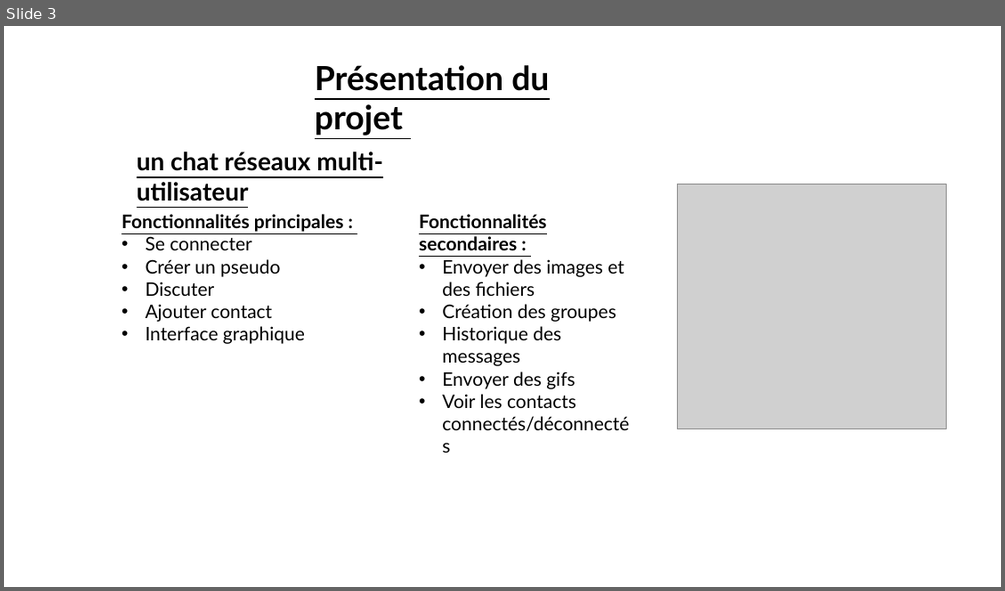
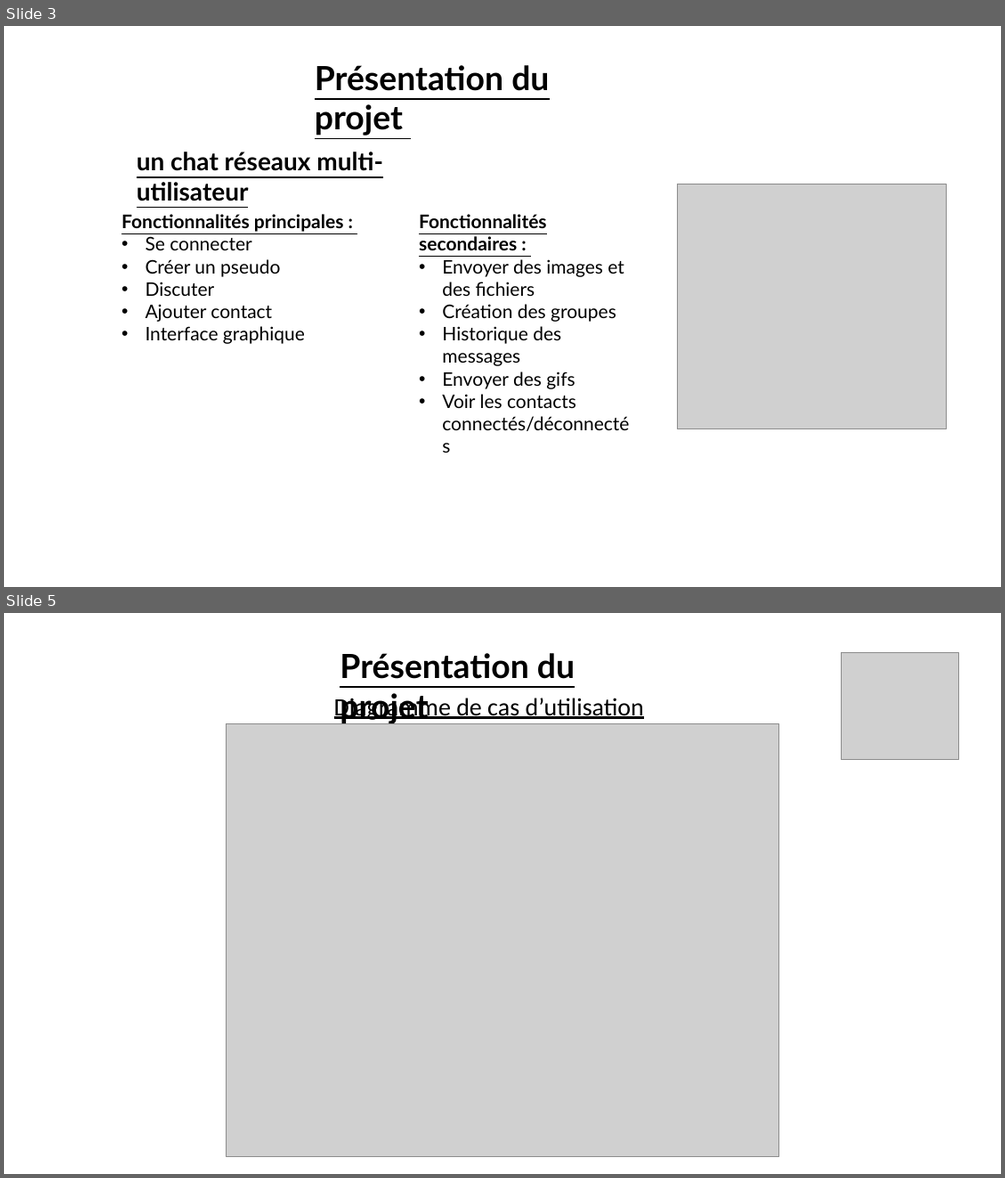
Before and after one commit to vento11b/mini-projet2, a slide deck: Présentation/TOKI.pptx. Shown one above the other, each under a label of ours: slide 3 before the commit, slides 3 and 5 after it; the slides between them are not shown. The pictures are 1005x591 and 1005x1178 pixels, drawn with LibreOffice and Linux fonts; fonts in the diff are those of the drawing; grey boxes stand for pictures. Boxes give left, top, right and bottom in pixels: in the first picture for what was removed or moved away, otherwise in the second. Text is boxed around its words. In the diff, an @@ line names an element or a change of style, - is before the commit and + after.

```diff
--- a/Présentation/TOKI.pptx
+++ b/Présentation/TOKI.pptx
@@ slide 5 added at (x1=4, y1=613, x2=1001, y2=1174), background #FFFFFF @@
@@ text added at (x1=340, y1=653, x2=574, y2=724), 32 pt, text #000000, bold, underline @@
+Présentation du projet
@@ picture added at (x1=841, y1=653, x2=958, y2=760) @@
@@ text added at (x1=334, y1=694, x2=644, y2=721), 24 pt, text #000000, underline @@
+Diagramme de cas d’utilisation
@@ picture added at (x1=226, y1=723, x2=778, y2=1157) @@
```
Also in this commit, not shown: 2 slides changed, 3 other slides added, 2 other files.
